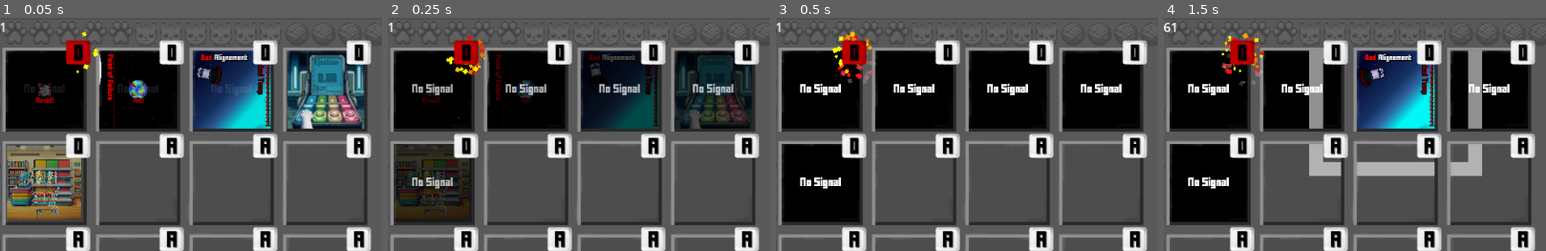
Above: before the commit, frames 1-4 (left to right).
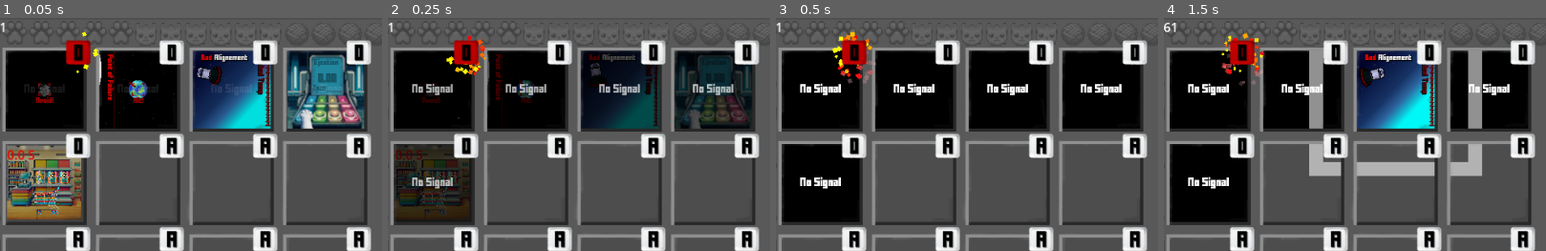
Above: after the commit, the same moments.

Repository: linusfm/Geh-Einkaufen-CCC
Game: Godot game, scene res://laoding_screen.tscn
The game is run twice, just before and just after one commit, with the same random seed, the same clock (stepped at 60 frames per second) and the same inputs. Sound files missing from this copy of the repository are replaced by a short silence.
Inputs:
- Up to frame 1 (0.05 s): no input
- Up to frame 2 (0.25 s): no input
- Up to frame 3 (0.5 s): no input
- Up to frame 4 (1.5 s): tap Enter (Enter) at 0.5 s; hold Right (Right) 0.53-1.28 s; tap 1 (1) at 0.6 s; tap 2 (2) at 0.8, 1.35 s; hold Down (Down) from 1.28 s (still down)
The pictures show only the part of the screen within x 3-53%, y 0-50%; the shares and areas given below are measured in that part.

The runs differ from the first frame. In frame 1, 0.3% of the frame differs, in the area x 2-18%, y 56-72%; in frame 2, 0.2%; in frame 3, nothing differs; in frame 4, nothing differs.

Commit message:
Geh Einkaufen V.1
Added remaining can. Resolved issues. Completed game won/lost as well as restart functionality.

Diff:
--- a/CCC Lund Edition/MainGame.gd
+++ b/CCC Lund Edition/MainGame.gd
@@ -62,6 +62,7 @@
 	games[gnumber - 1].get_node("Border").visible = false
 	games[gnumber - 1].scale = Vector2(2, 2)
 	print(games[gnumber - 1])
+
 	games[gnumber - 1].disable("No Signal", Color(1,1,1,0))
 
 func activate_input(gnumber):
--- a/CCC Lund Edition/Mgame13/mgame13.gd
+++ b/CCC Lund Edition/Mgame13/mgame13.gd
@@ -7,14 +7,18 @@
 @export var transition: PackedScene
 
 ### Internal Constants
+var game_won = false
 var wagen_speed = 20
 var ueberlappung_wagen_katzenfutter = false
 var ueberlappung_wagen_hundefutter1 = false
+var ueberlappung_wagen_hundefutter2 = false
+var ueberlappung_wagen_kasse = false
 var im_wagen = false
 var falling_dose = ""
 var inhalt = ""
-var start_KF = Vector2(-5, -5)
-var start_HF1 = Vector2(10,-5)
+var start_KF = Vector2(-5, -8)
+var start_HF1 = Vector2(10,-8)
+var start_HF2 = Vector2(25,-8)
 ### Variables
 
 func set_active(b):
@@ -25,8 +29,16 @@
 		$MusicPlayer.pause()
 
 func new_game():
-	$Katzenfutter/Sprite2DK.position = start_KF
-	$Hundefutter1/Sprite2DH1.position = start_HF1
+	$Timer.wait_time = 10
+	$Timer.one_shot = true
+	$Timer.start()
+	var game_won = false
+	im_wagen = false
+	falling_dose = ""
+	inhalt = ""
+	$Katzenfutter/Sprite2DK.position = Vector2(-5, -8)
+	$Hundefutter1/Sprite2DH1.position = Vector2(10,-8)
+	$Hundefutter2/Sprite2DH2.position = Vector2(25,-8)
 
 func enable():
 	if get_node("GameOver"):
@@ -43,19 +55,27 @@
 func gamewon():
 	disable("You survived!", Color(0, 0.5, 0, 0))
 	win.emit(5)
+	game_won = true
 
 func gamelost():
 	disable("Signal Lost", Color(0.5, 0., 0, 0))
 	lost.emit(5)
 
 func _ready():
-	pass
-	var music = preload("res://music/mgame4.mp3")
+	var music = preload("res://music/Hintergrundmusik.mp3")
 	$MusicPlayer.start(music)
 
-
-
 func _process(delta):
+	$TimerLabel.text = "%.1f S" % $Timer.time_left
+	if $Timer.time_left > 7.5:
+		$TimerLabel.modulate = Color(0,1,0)
+		#$TimerLabel.add_color_override("font_color",Color(0,1,0))
+	if $Timer.time_left >= 2.5 and $ Timer.time_left <= 7.5:
+		$TimerLabel.modulate = Color(1,0.5,0)
+		#$TimerLabel.add_color_override("font_color", Color(1,0.5,0))
+	if $Timer.time_left >= 0 and $Timer.time_left < 2.5:
+		$TimerLabel.modulate = Color(1,0,0)
+		#$TimerLabel.add_color_override("font_color", Color(1,0,0))
 	if Input.is_action_just_pressed("newgame"):
 		enable()
 	if $Einkaufswagen.position.x > -30:
@@ -65,6 +85,8 @@
 				$Katzenfutter/Sprite2DK.position.x -= wagen_speed * delta
 			if inhalt == "HF1":
 				$Hundefutter1/Sprite2DH1.position.x -= wagen_speed * delta
+			if inhalt == "HF2":
+				$Hundefutter2/Sprite2DH2.position.x -= wagen_speed * delta
 	if $Einkaufswagen.position.x < 25:
 		if Input.is_action_pressed("Right") and active == true:
 			$Einkaufswagen.position.x += wagen_speed * delta
@@ -72,6 +94,8 @@
 				$Katzenfutter/Sprite2DK.position.x += wagen_speed * delta
 			if inhalt == "HF1":
 				$Hundefutter1/Sprite2DH1.position.x += wagen_speed * delta
+			if inhalt == "HF2":
+				$Hundefutter2/Sprite2DH2.position.x += wagen_speed * delta
 	if ueberlappung_wagen_katzenfutter:
 		if Input.is_action_pressed("Down") and active == true:
 			falling_dose = "KF"
@@ -84,6 +108,12 @@
 	if ueberlappung_wagen_hundefutter1:
 		if Input.is_action_pressed("Up") and active == true:
 			falling_dose = "HF1"
+	if ueberlappung_wagen_hundefutter2:
+		if Input.is_action_pressed("Down") and active == true:
+			falling_dose = "HF2"
+	if ueberlappung_wagen_hundefutter2:
+		if Input.is_action_pressed("Up") and active == true:
+			falling_dose = "HF2"
 	if falling_dose == "KF":
 		falling_dose = ""
 		if Input.is_action_pressed("Down") and active == true and inhalt == "":
@@ -101,6 +131,24 @@
 		if Input.is_action_pressed("Up") and active == true and inhalt == "HF1":
 			$Hundefutter1/Sprite2DH1.position = start_HF1
 			inhalt = ""
+	if falling_dose == "HF2":
+		falling_dose = ""
+		var ziel_pos = $Einkaufswagen/Sprite2DE.position
+		if Input.is_action_pressed("Down") and active == true and inhalt == "":
+			$Hundefutter2/Sprite2DH2.position = Vector2(25,16)
+			inhalt = "HF2"
+		if Input.is_action_pressed("Up") and active == true and inhalt == "HF2":
+			$Hundefutter2/Sprite2DH2.position = start_HF2
+			inhalt = ""
+	if ueberlappung_wagen_kasse == true and inhalt == "KF":
+		if Input.is_action_just_pressed("Space"):
+			gamewon()
+	if ueberlappung_wagen_kasse == true and inhalt == "HF1":
+		if Input.is_action_just_pressed("Space"):
+			gamelost()
+	if ueberlappung_wagen_kasse == true and inhalt == "HF2":
+		if Input.is_action_just_pressed("Space"):
+			gamelost()
 
 func _on_katzenfutter_area_entered(area: Area2D):
 	ueberlappung_wagen_katzenfutter = true
@@ -109,11 +157,28 @@
 func _on_katzenfutter_area_exited(area: Area2D):
 	ueberlappung_wagen_katzenfutter = false
 
-
 func _on_hundefutter_1_area_entered(area: Area2D):
 	ueberlappung_wagen_hundefutter1 = true
 	print("ueberlappung_wagen_hundefutter1")
 
-
 func _on_hundefutter_1_area_exited(area: Area2D):
 	ueberlappung_wagen_hundefutter1 = false
+
+func _on_hundefutter_2_area_entered(area: Area2D):
+	ueberlappung_wagen_hundefutter2 = true
+	print("ueberlappung_wagen_hundefutter2")
+
+func _on_hundefutter_2_area_exited(area: Area2D):
+	ueberlappung_wagen_hundefutter2 = false
+
+func _on_kasse_area_entered(area: Area2D):
+	ueberlappung_wagen_kasse = true
+	print("ueberlappung_wagen_kasse")
+
+func _on_kasse_area_exited(area: Area2D):
+	ueberlappung_wagen_kasse = false
+
+func _on_timer_timeout():
+	$Timer.stop()
+	if game_won == false:
+		gamelost()
--- a/CCC Lund Edition/Mgame13/mgame13.tscn
+++ b/CCC Lund Edition/Mgame13/mgame13.tscn
@@ -17,6 +17,12 @@
 
 [sub_resource type="RectangleShape2D" id="RectangleShape2D_j2j2l"]
 size = Vector2(13, 10.75)
+
+[sub_resource type="RectangleShape2D" id="RectangleShape2D_83y66"]
+size = Vector2(12, 11)
+
+[sub_resource type="RectangleShape2D" id="RectangleShape2D_xqtud"]
+size = Vector2(20, 12)
 
 [node name="Mgame13" type="Node2D"]
 script = ExtResource("1_neobc")
@@ -72,8 +78,39 @@
 position = Vector2(10, 38)
 shape = SubResource("RectangleShape2D_j2j2l")
 
+[node name="Hundefutter2" type="Area2D" parent="."]
+
+[node name="Sprite2DH2" type="Sprite2D" parent="Hundefutter2"]
+position = Vector2(25, -8)
+scale = Vector2(0.02, 0.02)
+texture = ExtResource("8_g1ek3")
+
+[node name="CollisionShape2D" type="CollisionShape2D" parent="Hundefutter2"]
+position = Vector2(27, 38)
+shape = SubResource("RectangleShape2D_83y66")
+
+[node name="Kasse" type="Area2D" parent="."]
+
+[node name="CollisionShape2D" type="CollisionShape2D" parent="Kasse"]
+position = Vector2(-30, 38)
+shape = SubResource("RectangleShape2D_xqtud")
+
+[node name="Timer" type="Timer" parent="."]
+wait_time = 10.0
+
+[node name="TimerLabel" type="Label" parent="."]
+offset_left = -48.0
+offset_top = -48.0
+offset_right = -7.0
+offset_bottom = -25.0
+
 [connection signal="area_entered" from="Einkaufswagen" to="." method="_on_einkaufswagen_area_entered"]
 [connection signal="area_entered" from="Katzenfutter" to="." method="_on_katzenfutter_area_entered"]
 [connection signal="area_exited" from="Katzenfutter" to="." method="_on_katzenfutter_area_exited"]
 [connection signal="area_entered" from="Hundefutter1" to="." method="_on_hundefutter_1_area_entered"]
 [connection signal="area_exited" from="Hundefutter1" to="." method="_on_hundefutter_1_area_exited"]
+[connection signal="area_entered" from="Hundefutter2" to="." method="_on_hundefutter_2_area_entered"]
+[connection signal="area_exited" from="Hundefutter2" to="." method="_on_hundefutter_2_area_exited"]
+[connection signal="area_entered" from="Kasse" to="." method="_on_kasse_area_entered"]
+[connection signal="area_exited" from="Kasse" to="." method="_on_kasse_area_exited"]
+[connection signal="timeout" from="Timer" to="." method="_on_timer_timeout"]
Not shown: 1 places in CCC Lund Edition/Mgame13/mgame13.tscn that only renumber resources
Not shown, added: CCC Lund Edition/music/Hintergrundmusik.mp3
